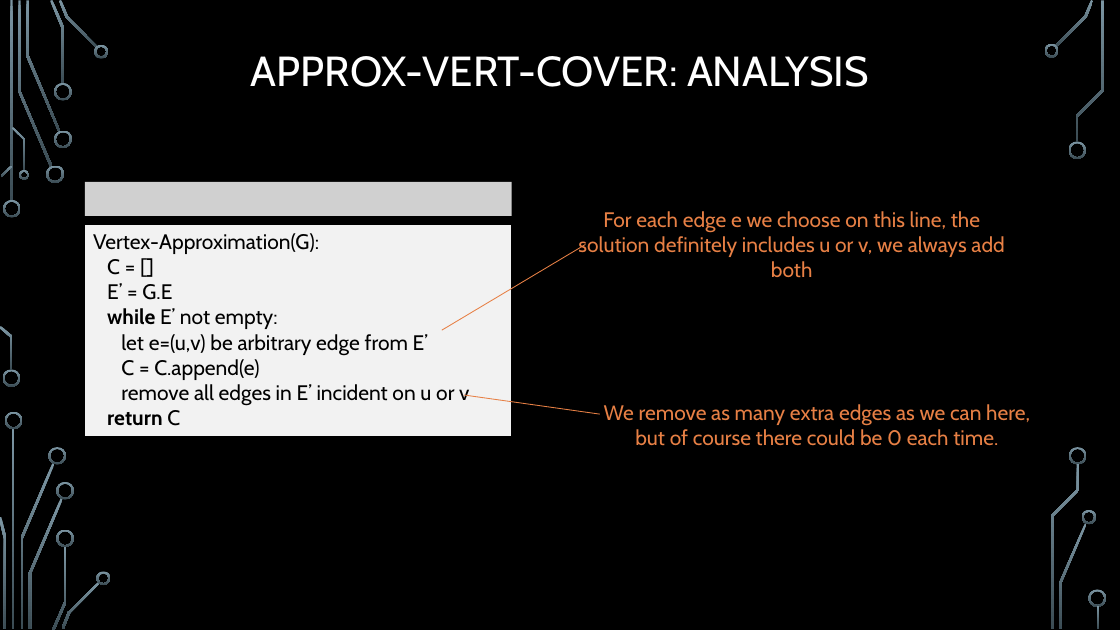
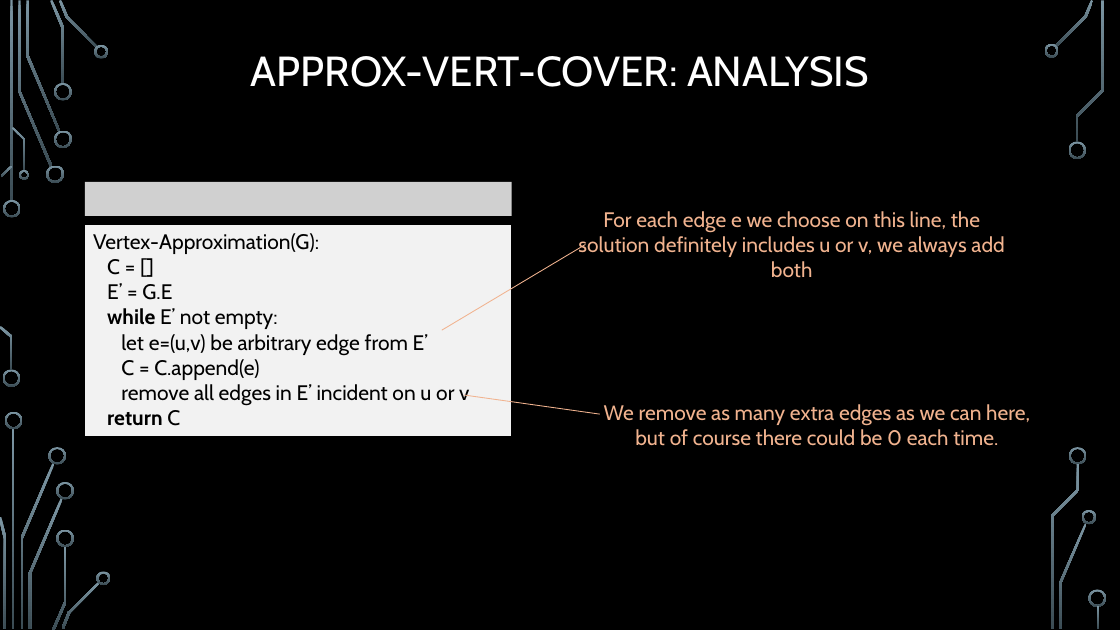
Before and after one commit to markfloryan/advAlgo, a slide deck: slide 12 of slides/Approx-01-Intro.pptx. Drawn at 1120x630 pixels with LibreOffice and Linux fonts; fonts in the diff are those of the drawing; grey boxes stand for pictures; background and template pictures are left out. Boxes give left, top, right and bottom in pixels: in the first picture for what was removed or moved away, otherwise in the second. Text is boxed around its words. In the diff, an @@ line names an element or a change of style, - is before the commit and + after.

Commit message:
small updates

```diff
--- a/slides/Approx-01-Intro.pptx
+++ b/slides/Approx-01-Intro.pptx
@@ text "For each edge e we ..." at [578, 211, 1004, 257]: text colour #E78045 to #F1B38F @@
@@ line (586, 245) - (442, 330): stroke #E78045 0.75 pt to #F1B38F 0.75 pt @@
@@ line (600, 414) - (464, 395): stroke #E78045 0.75 pt to #F1B38F 0.75 pt @@
@@ text "We remove as many extra ..." at [604, 404, 1030, 446]: text colour #E78045 to #F1B38F @@
```
